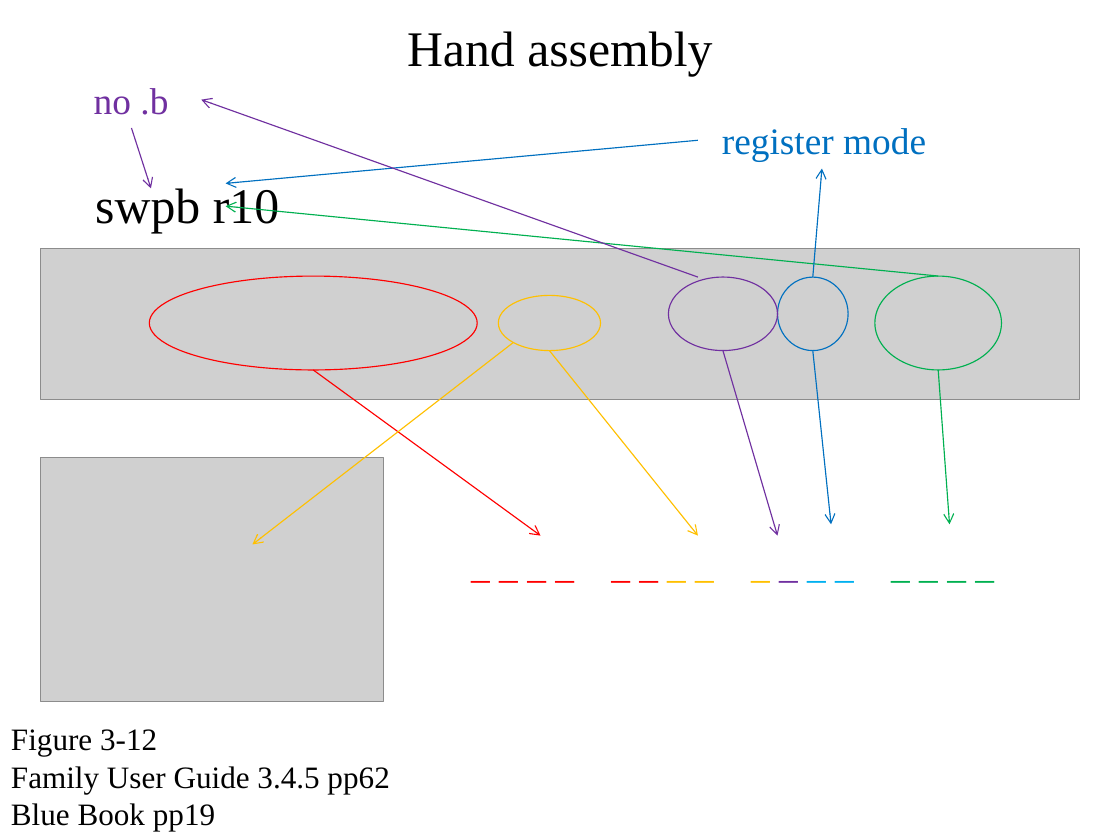
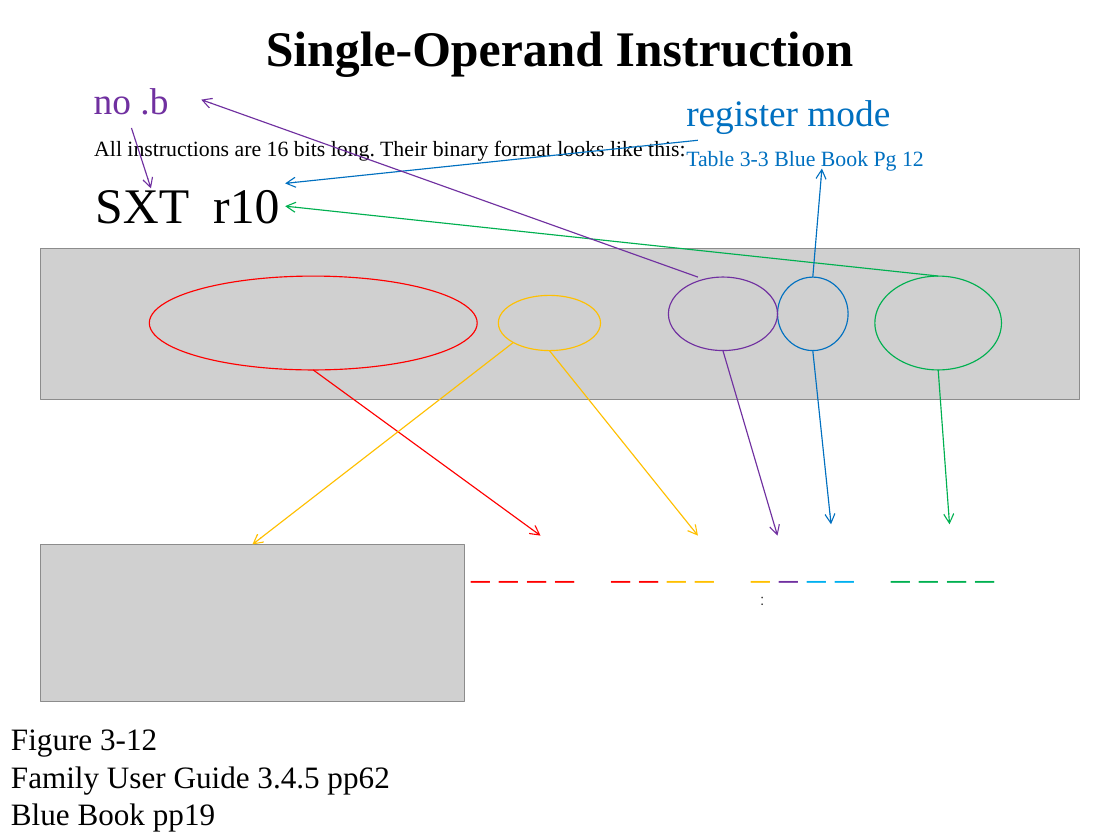
Before and after one commit to pw4rn3r/ECE382, a slide deck: slide 18 of notes/L4/Lsn4.pptx (slide 8 before the commit). Drawn at 1120x840 pixels with LibreOffice and Linux fonts; fonts in the diff are those of the drawing; grey boxes stand for pictures. Boxes give left, top, right and bottom in pixels: in the first picture for what was removed or moved away, otherwise in the second. Text is boxed around its words. In the diff, an @@ line names an element or a change of style, - is before the commit and + after.

Commit message:
typo on Lesson 4 and adding updated Lesson 4 slides.

```diff
--- a/notes/L4/Lsn4.pptx
+++ b/notes/L4/Lsn4.pptx
@@ title at (266,31,854,76): text changed; bold on @@
-Hand assembly
+Single-Operand Instruction
@@ text "register mode": place and size @@
-text "register mode" at (722,128,926,162)
+text "register mode" at (686,100,924,171)
@@ text added at (94,139,686,161), 14 pt, text #000000 @@
+All instructions are 16 bits long. Their binary format looks like this:
@@ arrow moved from (698, 140) - (225, 184) to (698, 140) - (286, 184) @@
@@ text at (686,151,924,171): paragraph added @@
+Table 3-3 Blue Book Pg 12
@@ text at (95,184,279,224): text changed @@
-swpb r10
+SXT r10
@@ arrow moved from (939, 276) - (225, 206) to (939, 276) - (286, 206) @@
@@ picture: place and size @@
-picture at (40,458,383,702)
+picture at (40,544,464,701)
@@ text added at (749,584,776,647), 10 pt, text #333333 @@
+:
```
Also in this commit, not shown: 14 other slides changed, 10 slides added, 18 slides removed, 1 other file.
